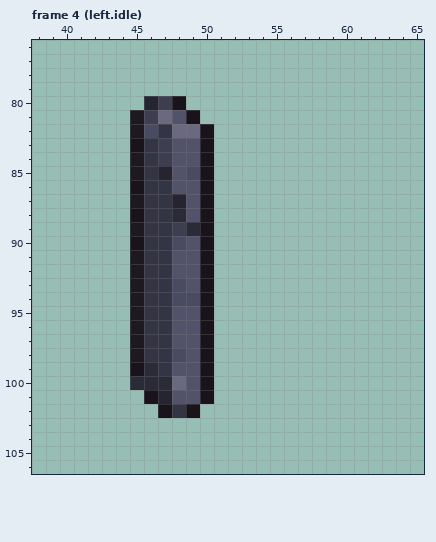
Pixel-art file -- assets/source/characters/player-r01/editable/held.tablet.aseprite. The picture above is the old version.
96x144 pixels, 4 frames. Colours within 5 levels of each other are drawn and written as one. Shown: frame 4 (left.idle): x 38..65, y 76..106. The commit also changed other frames, which this record leaves out.
Once edited:
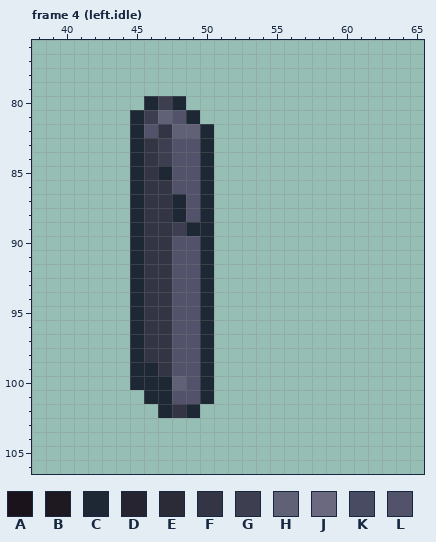
Palette (. is transparent): A #1a131b  B #1e1921  C #1e2835  D #262431  E #2b2b38  F #333444  G #3d3e50  H #606177  J #6a697f  K #494b63  L #52536a
What changed:
Frame 4 (left.idle):
The author changed colour A to colour C in row 80 at x 48; in row 81 at x 49; in row 82 at x 50; in row 83 at x 45 and 50; in rows 84 to 85 at x 50; in row 86 at x 45 and 50.
The author changed colour A to colour C in row 87 at x 50; in row 88 at x 45 and 50; in row 89 at x 50; in row 90 at x 45 and 50; in rows 91 to 98 at x 50; in row 99 at x 45 and 50.
The author changed colour A to colour C in row 100 at x 50; in row 101 at x 46 and 50; in row 102 at x 47 and 49.
The author changed colour B to colour C in rows 81 to 82 at x 45; in rows 84 to 85 at x 45; in row 87 at x 45; in row 89 at x 45; in rows 91 to 98 at x 45.
The author changed colour D to colour C in row 80 at x 46; in row 85 at x 47; in row 87 at x 48; in row 101 at x 47.
The author changed colour E to colour C in row 88 at x 48; in row 89 at x 49; in row 99 at x 46; in row 100 at x 45 to 47.
The author changed colour J to colour H in row 81 at x 47; in row 82 at x 48 to 49; in row 100 at x 48.
The author changed colour K to colour L in row 82 at x 46; in row 85 at x 49; in row 90 at x 48; in row 93 at x 48; in row 94 at x 48 to 49; in row 98 at x 48.
Changed places in both pictures, as pixel boxes (x1, y1, x2, y2):
changed: (130, 96, 214, 418)
